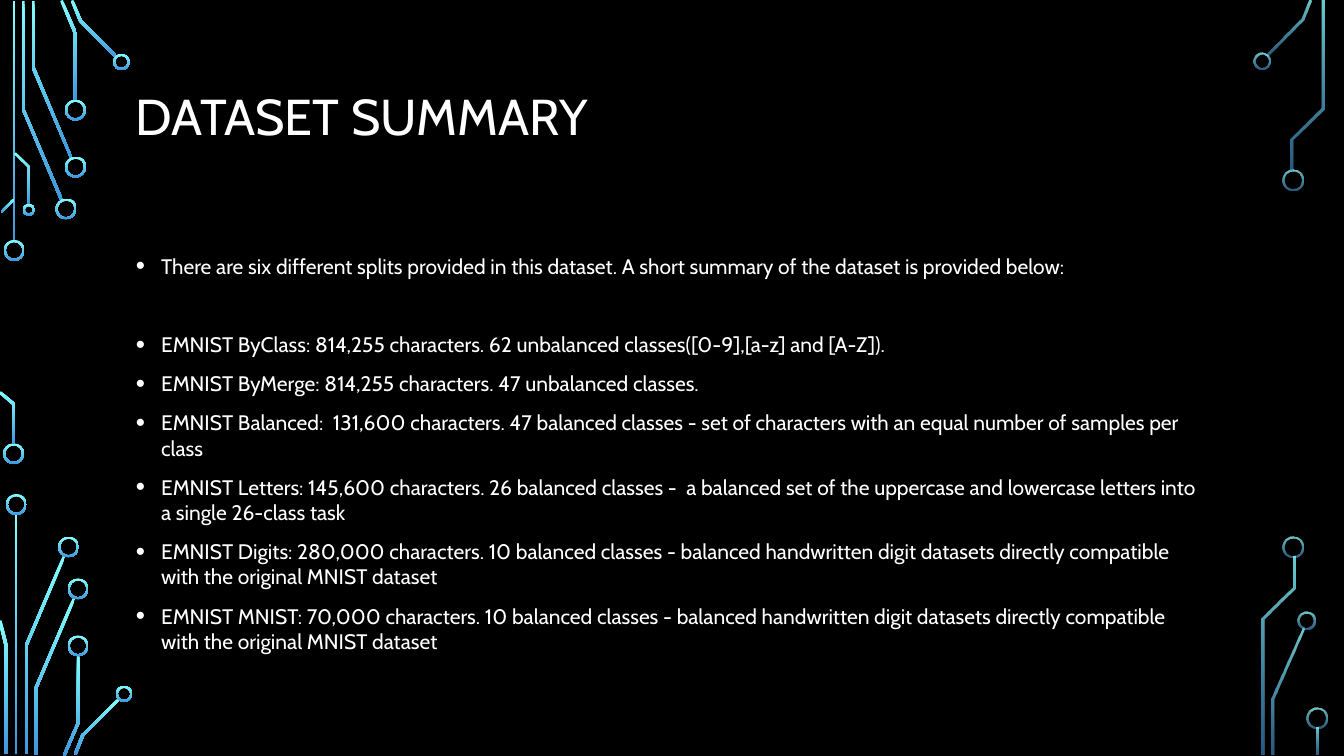
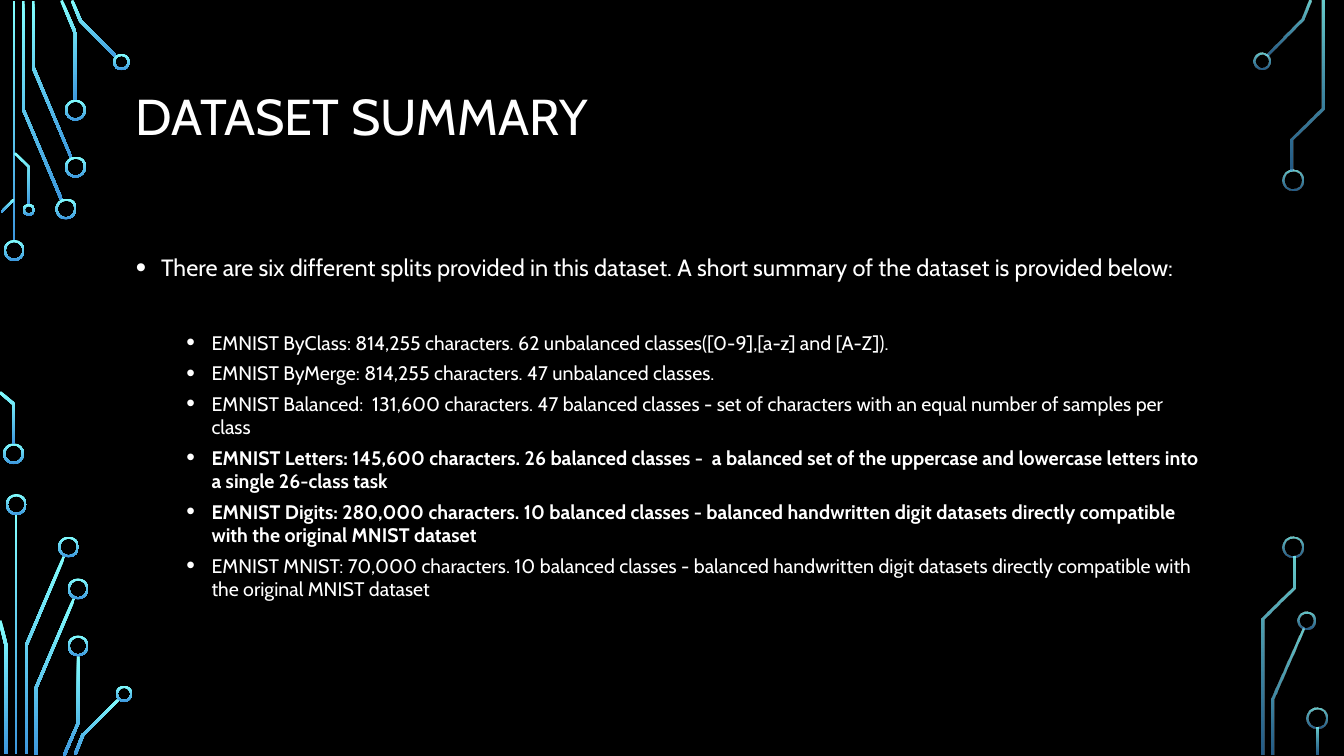
Before and after one commit to PragatisGitHub/Learn2Write, a slide deck: slide 5 of Presentation & reports/Learn2Write.pptx. Drawn at 1344x756 pixels with LibreOffice and Linux fonts; fonts in the diff are those of the drawing; background and template pictures are left out. Boxes give left, top, right and bottom in pixels: in the first picture for what was removed or moved away, otherwise in the second. Text is boxed around its words. In the diff, an @@ line names an element or a change of style, - is before the commit and + after.

```diff
--- a/Presentation & reports/Learn2Write.pptx
+++ b/Presentation & reports/Learn2Write.pptx
@@ text "There are six different splits ..." at (x1=161, y1=258, x2=1198, y2=601): size 15 to 16.8 pt in "There are six different splits provided in ..."; size 15 to 14 pt in "EMNIST ByClass: 814,255 characters. 62 unbalanced classes([0 ...", "EMNIST ByMerge: 814,255 characters. 47 unbalanced classes.", "EMNIST Balanced: 131,600 characters. 47 balanced classes ...", "EMNIST Letters: 145,600 characters. 26 balanced classes ..." and 2 more places; bold on in "EMNIST Letters: 145,600 characters. 26 balanced classes ...", "EMNIST Digits: 280,000 characters. 10 balanced classes ..."; list level 1 to 2 in "EMNIST ByClass: 814,255 characters. 62 ..."; list level 1 to 2 in "EMNIST ByMerge: 814,255 characters. 47 ..."; list level 1 to 2 in "EMNIST Balanced: 131,600 characters. 47 ..."; list level 1 to 2 in "EMNIST Letters: 145,600 characters. 26 ..."; list level 1 to 2 in "EMNIST Digits: 280,000 characters. 10 ..."; list level 1 to 2 in "EMNIST MNIST: 70,000 characters. 10 ..." @@
```
Also in this commit, not shown: 4 other slides changed, 2 slides added, 1 other file.
